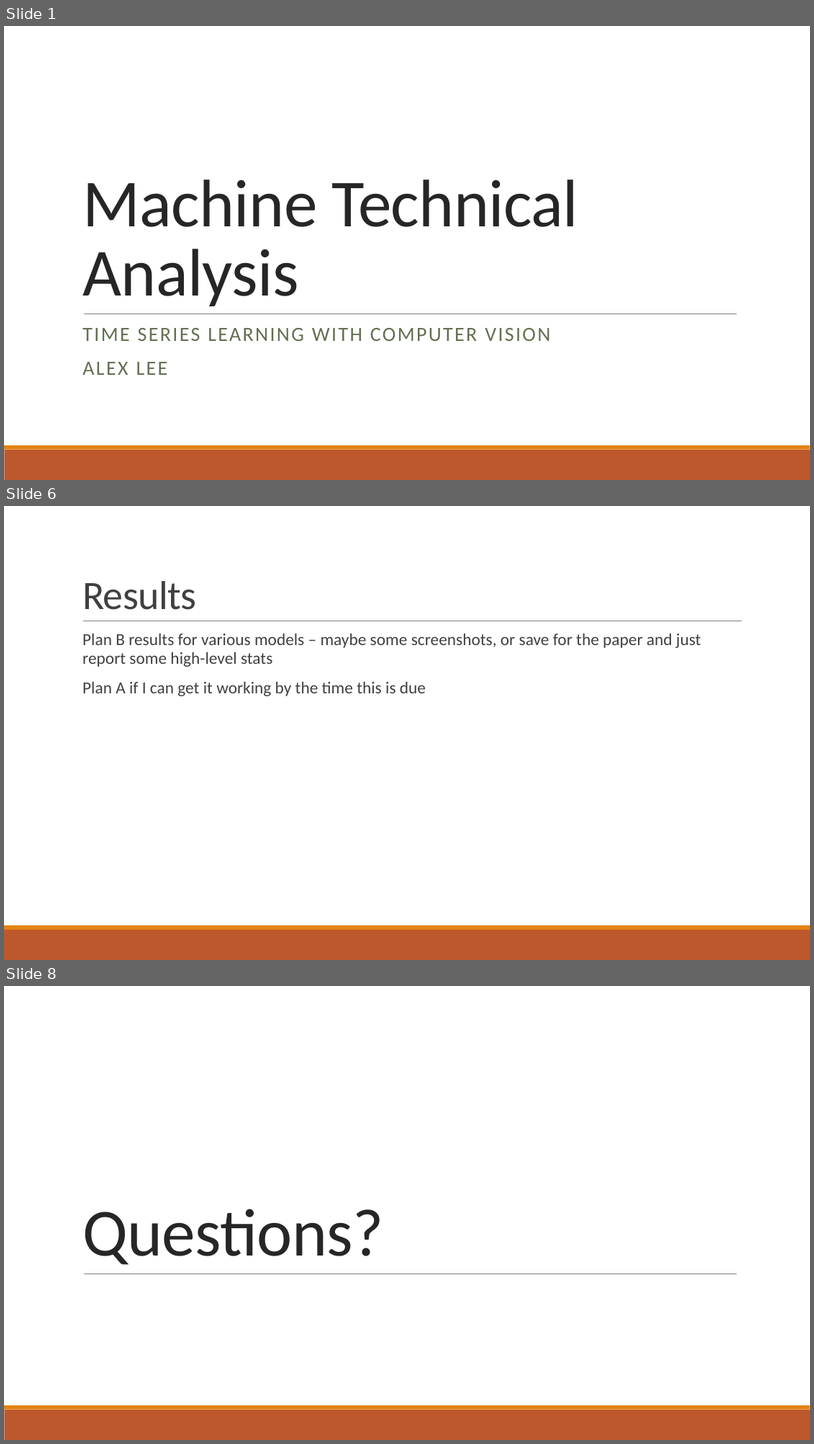
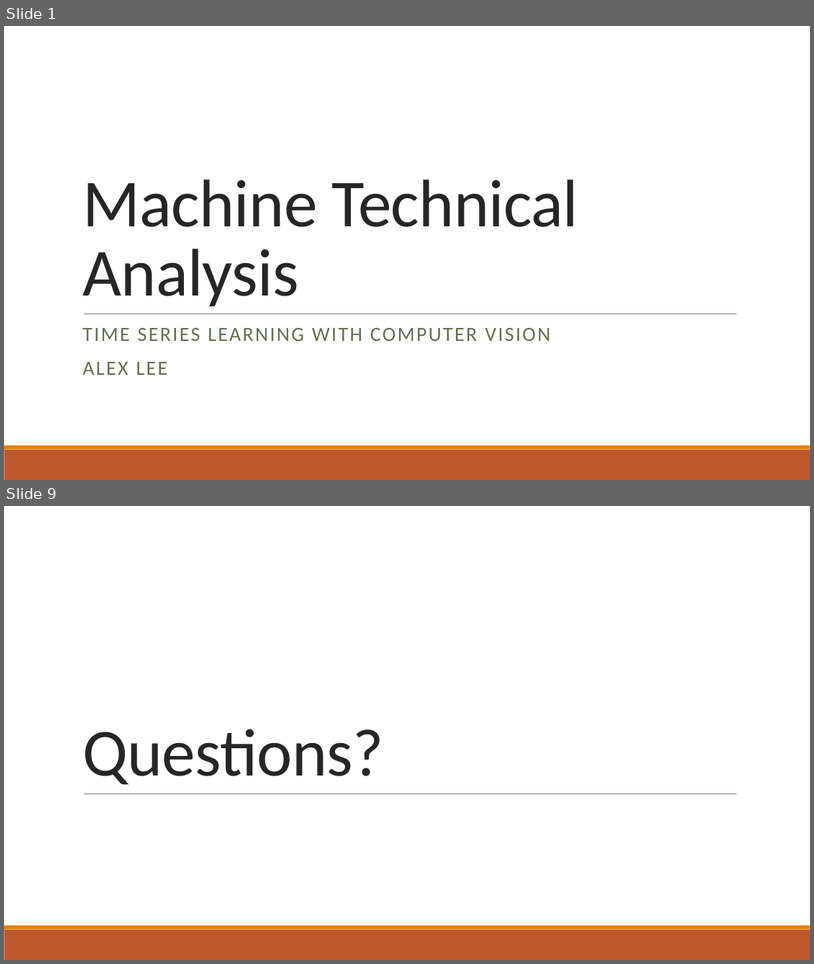
Before and after one commit to afcarl/TS_Project, a slide deck: project_presentation.pptx. Shown one above the other, each under a label of ours: slides 1, 6 and 8 before the commit, slides 1 and 9 after it; the slides between them are not shown. The pictures are 814x1444 and 814x964 pixels, drawn with LibreOffice and Linux fonts; fonts in the diff are those of the drawing. Boxes give left, top, right and bottom in pixels: in the first picture for what was removed or moved away, otherwise in the second. Text is boxed around its words. In the diff, an @@ line names an element or a change of style, - is before the commit and + after.

```diff
--- a/project_presentation.pptx
+++ b/project_presentation.pptx
@@ slide 6 removed at (4, 506, 810, 960), background #FFFFFF; not listed: 2 template elements that a slide beside it also shows @@
@@ title removed at (82, 581, 196, 610) @@
-Results
@@ text removed at (82, 633, 702, 696) @@
-  Plan B results for various models – maybe some screenshots, or save for the paper and just report some high-level stats
-  Plan A if I can get it working by the time this is due
@@ line removed from (83, 621) to (743, 621) @@
@@ what was slide 8 is now slide 9 @@
```
Also in this commit, not shown: 4 slides changed, 3 slides added, 1 other slide removed.
